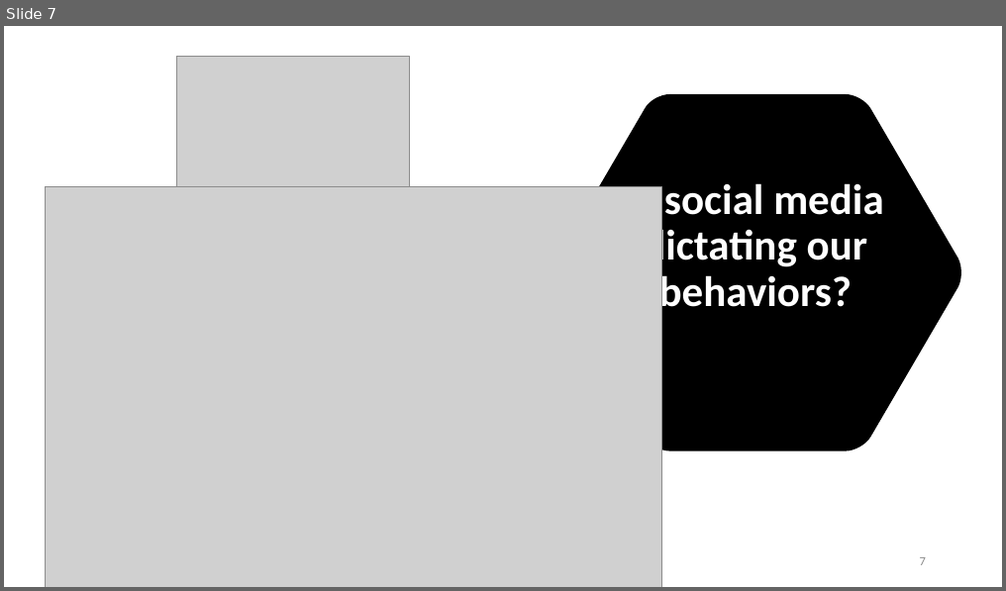
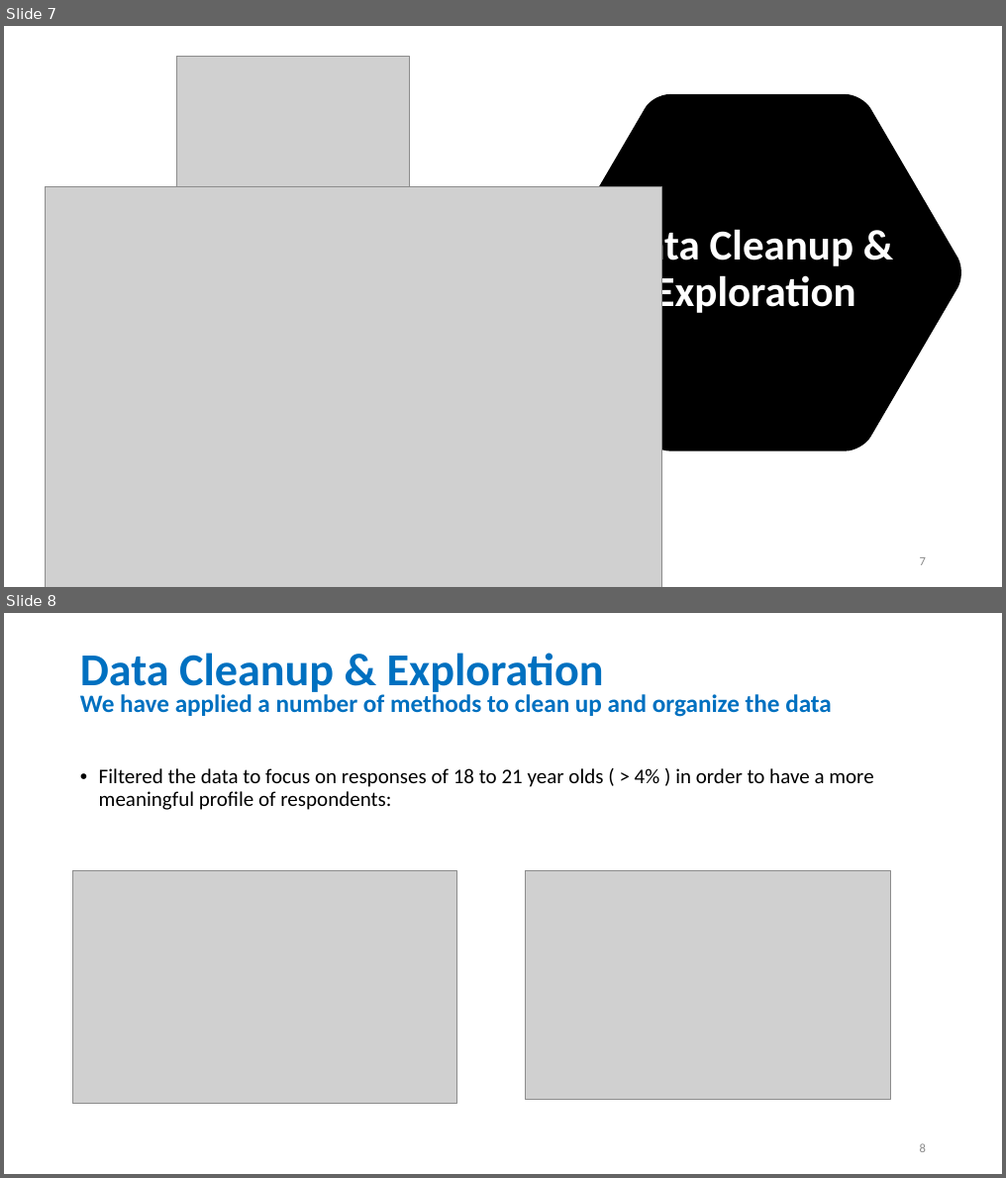
Before and after one commit to stephen823/Group_Project_1-How-Does-Social-Media-Impact-Our-Live, a slide deck: 002 - Deliverables/Social_Media_v0.01.pptx. Shown one above the other, each under a label of ours: slide 7 before the commit, slides 7 and 8 after it. The pictures are 1006x591 and 1006x1178 pixels, drawn with LibreOffice and Linux fonts; fonts in the diff are those of the drawing; grey boxes stand for pictures. Boxes give left, top, right and bottom in pixels: in the first picture for what was removed or moved away, otherwise in the second. Text is boxed around its words. In the diff, an @@ line names an element or a change of style, - is before the commit and + after.

```diff
--- a/002 - Deliverables/Social_Media_v0.01.pptx
+++ b/002 - Deliverables/Social_Media_v0.01.pptx
@@ slide 8 added at (4,613,1002,1174), background #FFFFFF @@
@@ title added at (80,653,604,697), 44 pt, text #0070C0, bold @@
+Data Cleanup & Exploration
@@ text added at (80,694,832,717), 24 pt, text #0070C0, bold @@
+We have applied a number of methods to clean up and organize the data
@@ text added at (99,768,873,810), 20 pt, text #000000 @@
+• Filtered the data to focus on responses of 18 to 21 year olds ( > 4% ) in order to have a more meaningful profile of respondents:
@@ picture added at (73,870,456,1104) @@
@@ picture added at (525,870,890,1100) @@
@@ page number added at (920,1144,926,1153), 12 pt, text #8C8C8C @@
+8
@@ slide 7 changed as well @@
@@ title at (617,225,856,317): text changed @@
-Is social media dictating our behaviors?
+Data Cleanup & Exploration
```
Also in this commit, not shown: 4 other slides changed, 13 other slides added, 14 slides removed, 3 other files.
